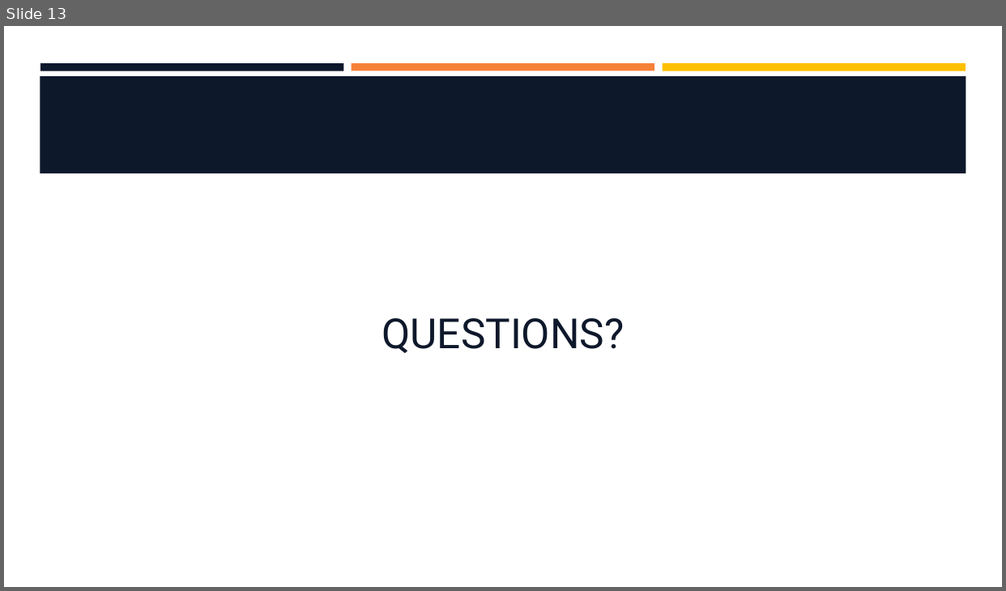
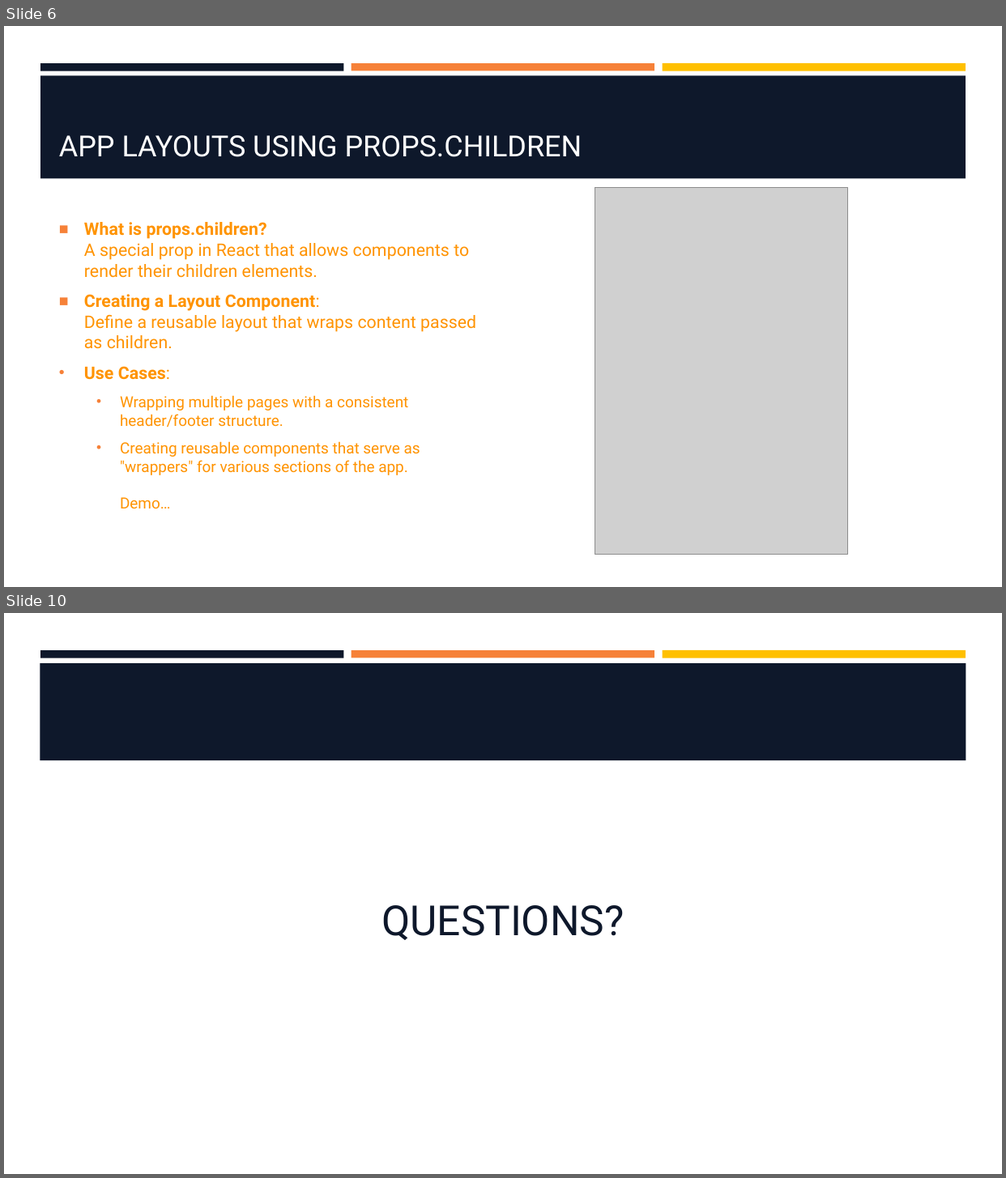
Before and after one commit to hawkeye1900/SBC-Sept24, a slide deck: week-9/W9-S3-Rendering-API-Deployment/W9-S3-Rendering-API-Deployment.pptx. Shown one above the other, each under a label of ours: slide 13 before the commit, slides 6 and 10 after it; the slides between them are not shown. The pictures are 1006x591 and 1006x1178 pixels, drawn with LibreOffice and Linux fonts; fonts in the diff are those of the drawing; grey boxes stand for pictures; background and template pictures are left out. Boxes give left, top, right and bottom in pixels: in the first picture for what was removed or moved away, otherwise in the second. Text is boxed around its words. In the diff, an @@ line names an element or a change of style, - is before the commit and + after.

```diff
--- a/week-9/W9-S3-Rendering-API-Deployment/W9-S3-Rendering-API-Deployment.pptx
+++ b/week-9/W9-S3-Rendering-API-Deployment/W9-S3-Rendering-API-Deployment.pptx
@@ slide 6 added at bbox=[4, 26, 1002, 587], background #FFFFFF; not listed: 3 template elements that a slide beside it also shows @@
@@ rectangle added at bbox=[40, 75, 966, 179], fill #0E182B @@
@@ title added at bbox=[59, 135, 582, 157], 28 pt, text #FFFFFF @@
+APP LAYOUTS USING PROPS.CHILDREN
@@ picture added at bbox=[595, 188, 848, 555] @@
@@ text added at bbox=[84, 222, 476, 510], 16.6 pt, text #FF9300 @@
+■ What is props.children?
+  A special prop in React that allows components to render their children elements.
+■ Creating a Layout Component:
+  Define a reusable layout that wraps content passed as children.
+• Use Cases:
+  • Wrapping multiple pages with a consistent header/footer structure.
+  • Creating reusable components that serve as "wrappers" for various sections of the app.
+    Demo…
@@ what was slide 13 is now slide 10 @@
```
Also in this commit, not shown: 4 slides changed, 4 other slides added, 8 slides removed, 1 other file.
